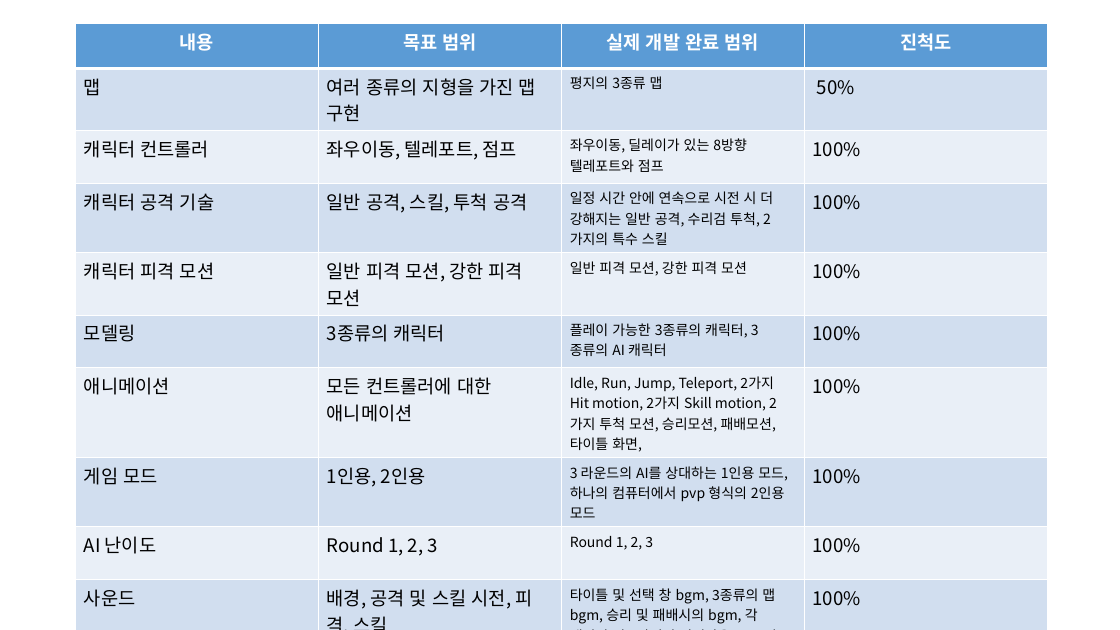
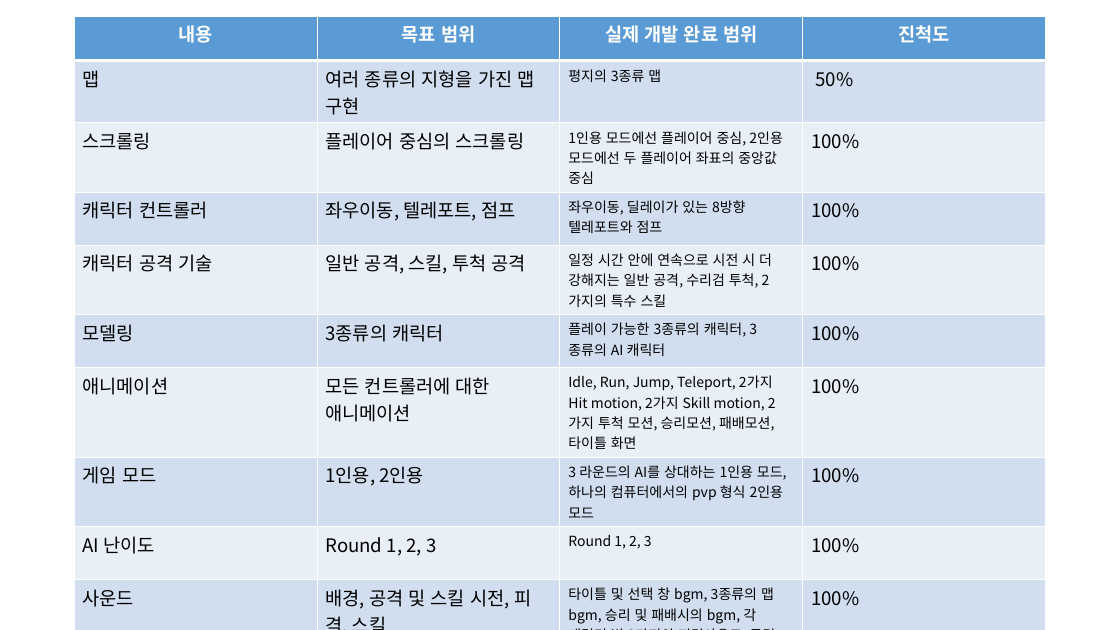
Before and after one commit to dlarlwns135/PROJECT, a slide deck: slide 2 of 2D_.pptx. Drawn at 1120x630 pixels with LibreOffice and Linux fonts; fonts in the diff are those of the drawing. Boxes give left, top, right and bottom in pixels: in the first picture for what was removed or moved away, otherwise in the second. Text is boxed around its words. In the diff, an @@ line names an element or a change of style, - is before the commit and + after.

Commit message:
ppt수정

```diff
--- a/2D_.pptx
+++ b/2D_.pptx
@@ table at <box>74,16,1045,628</box> @@
+row 3: 스크롤링 | 플레이어 중심의 스크롤링 | 1인용 모드에선 플레이어 중심, 2인용 모드에선 두 플레이어 좌표의 중앙값 중심 | 100%
-row 5: 캐릭터 피격 모션 | 일반 피격 모션, 강한 피격 모션 | 일반 피격 모션, 강한 피격 모션 | 100%
-row 7, column 3: Idle, Run, Jump, Teleport, 2가지 Hit motion, 2가지 Skill motion, 2가지 투척 모션, 승리모션, 패배모션, 타이틀 화면,
+row 7, column 3: Idle, Run, Jump, Teleport, 2가지 Hit motion, 2가지 Skill motion, 2가지 투척 모션, 승리모션, 패배모션, 타이틀 화면
-row 8, column 3: 3 라운드의 AI를 상대하는 1인용 모드, 하나의 컴퓨터에서 pvp 형식의 2인용 모드
+row 8, column 3: 3 라운드의 AI를 상대하는 1인용 모드, 하나의 컴퓨터에서의 pvp 형식 2인용 모드
@@ table: place and size @@
-table at <box>76,24,1047,628</box>
+table at <box>74,16,1045,628</box>
```
